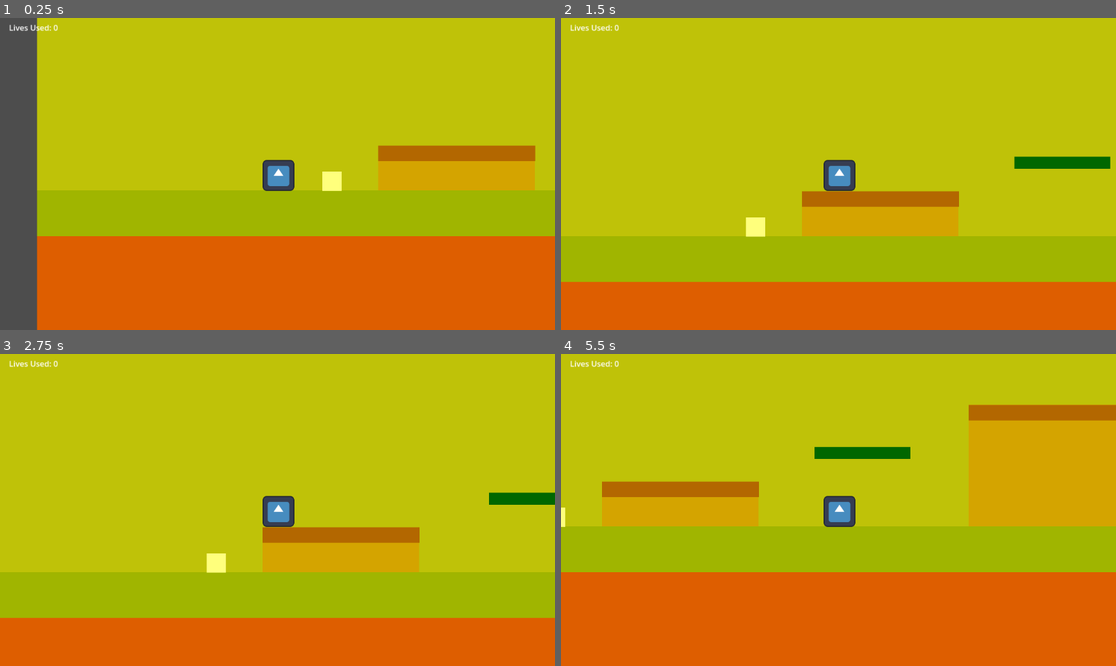
Above: before the commit, frames 1-4 (two rows, left to right).
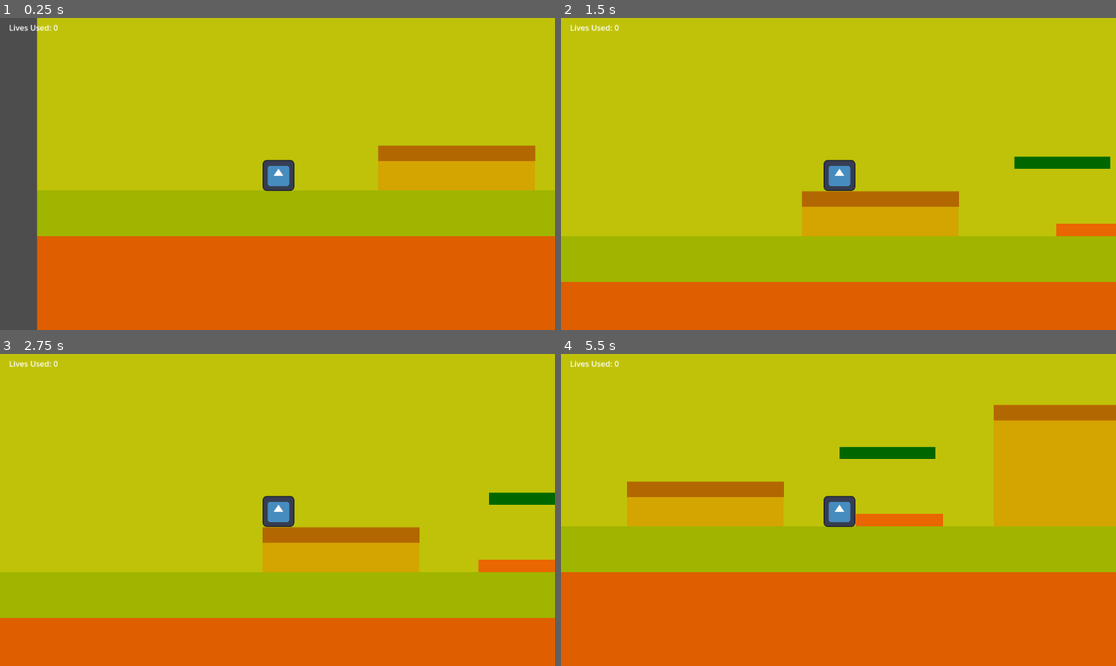
Above: after the commit, the same moments.

Repository: DrDoIt/platform-jumper
Game: Godot game, scene res://main.tscn
The game is run twice, just before and just after one commit, with the same random seed, the same clock (stepped at 60 frames per second) and the same inputs. The engine's default icon, where the game draws it, is replaced by a stand-in: a white triangle on a blue panel in a dark square.
Inputs:
- Up to frame 1 (0.25 s): no input
- Up to frame 2 (1.5 s): tap Enter (ui_accept) at 0.5, 0.77 s; hold Right (ui_right) from 0.53 s (still down)
- Up to frame 3 (2.75 s): tap Enter (ui_accept) at 1.52 s; release Right (ui_right) at 2.03 s; hold Left (ui_left) from 2.03 s (still down)
- Up to frame 4 (5.5 s): release Left (ui_left) at 2.78 s; hold Right (ui_right) 2.78-4.28 s; tap Enter (ui_accept) at 3.02, 3.77, 4.52 s; hold Left (ui_left) 4.28-5.03 s; hold Right (ui_right) from 5.03 s (still down)

The runs differ from the first frame. In frame 1, 0.2% of the frame differs, in the area x 58-62%, y 49-56%; in frame 2, 0.7%; in frame 3, 0.8%; in frame 4, 4.1%, in the area x 0-78%, y 16-56%.

Commit message:
starting enemies

Diff:
--- /dev/null
+++ b/crawler.tscn
@@ -0,0 +1,62 @@
+[gd_scene load_steps=5 format=3 uid="uid://btpbemt0lgtr6"]
+
+[sub_resource type="RectangleShape2D" id="RectangleShape2D_hlu6d"]
+size = Vector2(171, 58)
+
+[sub_resource type="Animation" id="Animation_hf3xw"]
+resource_name = "new_animation"
+length = 3.0
+loop_mode = 1
+tracks/0/type = "value"
+tracks/0/imported = false
+tracks/0/enabled = true
+tracks/0/path = NodePath(".:position")
+tracks/0/interp = 1
+tracks/0/loop_wrap = true
+tracks/0/keys = {
+"times": PackedFloat32Array(0, 0.966667, 1.96667, 3),
+"transitions": PackedFloat32Array(1, 1, 1, 1),
+"update": 0,
+"values": [Vector2(0, 0), Vector2(105, 0), Vector2(105, 0), Vector2(0, 0)]
+}
+
+[sub_resource type="Animation" id="Animation_u3lgv"]
+length = 0.001
+tracks/0/type = "value"
+tracks/0/imported = false
+tracks/0/enabled = true
+tracks/0/path = NodePath(".:position")
+tracks/0/interp = 1
+tracks/0/loop_wrap = true
+tracks/0/keys = {
+"times": PackedFloat32Array(0),
+"transitions": PackedFloat32Array(1),
+"update": 0,
+"values": [Vector2(0, 0)]
+}
+
+[sub_resource type="AnimationLibrary" id="AnimationLibrary_3hven"]
+_data = {
+"RESET": SubResource("Animation_u3lgv"),
+"new_animation": SubResource("Animation_hf3xw")
+}
+
+[node name="Crawler" type="Node2D"]
+
+[node name="Crawler" type="AnimatableBody2D" parent="." groups=["Enemies"]]
+metadata/_edit_group_ = true
+
+[node name="ColorRect" type="ColorRect" parent="Crawler"]
+offset_right = 171.0
+offset_bottom = 58.0
+color = Color(0.913725, 0.4, 0, 1)
+
+[node name="CollisionShape2D" type="CollisionShape2D" parent="Crawler"]
+position = Vector2(85.5, 29)
+shape = SubResource("RectangleShape2D_hlu6d")
+
+[node name="AnimationPlayer" type="AnimationPlayer" parent="Crawler"]
+libraries = {
+"": SubResource("AnimationLibrary_3hven")
+}
+autoplay = "new_animation"
--- a/main.tscn
+++ b/main.tscn
@@ -7,6 +7,7 @@
 [ext_resource type="PackedScene" uid="uid://ck4csmjiaui7o" path="res://oneWayPlatform.tscn" id="4_m6ies"]
 [ext_resource type="PackedScene" uid="uid://08h728at06ps" path="res://lava.tscn" id="6_ke4r5"]
 [ext_resource type="PackedScene" uid="uid://byjvlehrgoypr" path="res://box.tscn" id="7_gmr24"]
+[ext_resource type="PackedScene" uid="uid://btpbemt0lgtr6" path="res://crawler.tscn" id="8_oek3q"]
 
 [sub_resource type="WorldBoundaryShape2D" id="WorldBoundaryShape2D_b0inm"]
 distance = -123.0
@@ -143,9 +144,6 @@
 
 [node name="Boxes" type="Node" parent="."]
 
-[node name="Box" parent="Boxes" instance=ExtResource("7_gmr24")]
-position = Vector2(598, 984)
-
 [node name="Box2" parent="Boxes" instance=ExtResource("7_gmr24")]
 position = Vector2(3796, 946)
 
@@ -159,10 +157,14 @@
 position = Vector2(3966, 946)
 
 [node name="Sky" type="ColorRect" parent="."]
-offset_left = 1.0
+offset_left = 5.0
 offset_top = -250.0
 offset_right = 6986.0
 offset_bottom = 6.0
 
+[node name="Crawler" parent="." instance=ExtResource("8_oek3q")]
+position = Vector2(1131, 1014)
+scale = Vector2(1.05889, 0.444407)
+
 [connection signal="life" from="." to="Player" method="_on_main_life"]
 [connection signal="body_entered" from="Lava" to="." method="_on_lava_body_entered"]
--- a/project.godot
+++ b/project.godot
@@ -14,3 +14,7 @@
 run/main_scene="res://main.tscn"
 config/features=PackedStringArray("4.3", "Forward Plus")
 config/icon="res://icon.svg"
+
+[global_group]
+
+Enemies=""
Not shown: 1 places in main.tscn that only renumber resources
